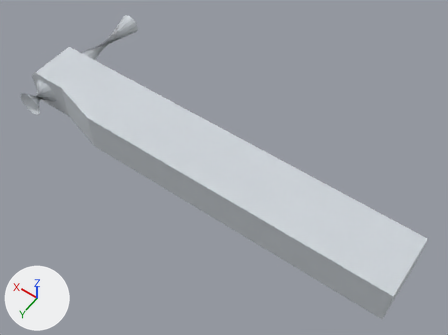
A saved change to the glTF model models/KATO_SR250Rf2/outrigger.glb.
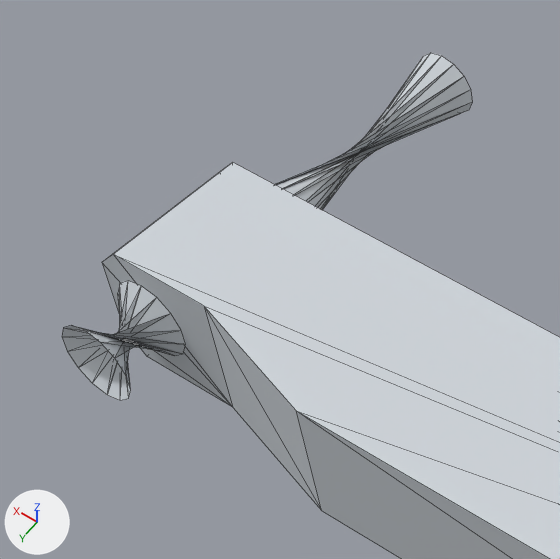
Each version is shown whole from a 50 mm camera at (-2583.0, 884.0, 2846.0) aimed at (-1243.0, -993.0, -103.0), then close up on the part from 1% to 36% of the width and 0% to 48% of the height. The axes (+X, +Y, +Z) are drawn at lower left. The lights are the same throughout. The older version's two pictures come first. The close-ups show mesh edges as thin lines. Vertices at exactly the same position are counted once.

Names of what the first close-up shows: 'outrigger'.
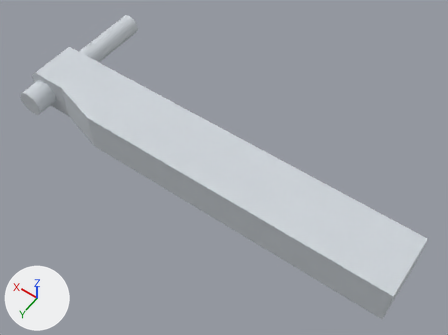
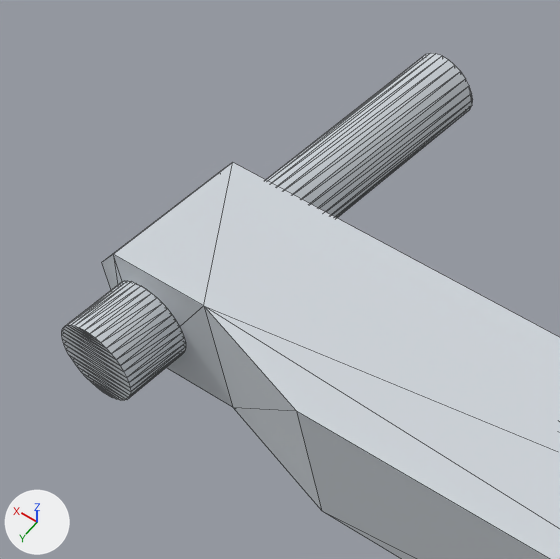
Changed parts and their boxes (x1, y1, x2, y2) in the close-ups (560 x 559 px):
```json
{"part": 1, "of": "me_outrigger", "change": "added", "after": [266, 53, 473, 218]}
{"part": 2, "of": "me_outrigger", "change": "deleted", "before": [275, 53, 472, 210]}
{"part": 3, "of": "me_outrigger", "change": "built on", "before": [62, 162, 560, 559], "after": [62, 162, 560, 559]}
```

Edits to the scene script, one JSON object a line:
```json
{"block": "me_outrigger", "where": "# used by ob_outrigger; location = (0.0, 0.0, 0.0)"}
{"op": "remove", "block": "me_outrigger", "code": "me_outrigger.from_pydata(...)  # 76 vertices, 84 faces; spans x -2460.0..100.0, y -1592.0..-630.0, z -132.0..132.0"}
{"op": "add", "block": "me_outrigger", "code": "me_outrigger.from_pydata(...)  # 148 vertices, 284 faces; spans x -2460.0..100.0, y -1592.0..-630.0, z -132.0..132.0"}
{"block": "me_outrigger", "change": "me_outrigger part 1: a new loose piece, a 26-sided cylinder along y spanning x -70.0..68.0, y -1592.0..-1072.0, z -70.0..70.0, in mat_material_0 (light grey #ced4da)"}
{"block": "me_outrigger", "change": "me_outrigger part 2: the loose piece of 30 vertices spanning x -68.0..68.0, y -1592.0..-1072.0, z -70.0..70.0 is deleted"}
{"block": "me_outrigger", "change": "me_outrigger part 3"}
{"block": "me_outrigger", "change": "26 vertices are removed from x -82.0..82.0, y -768.0..-630.0, z -84.0..76.0"}
{"block": "me_outrigger", "change": "46 faces are deleted"}
{"block": "me_outrigger", "change": "38 vertices are added at x -84.0..84.0, y -768.0, z -83.0..83.0"}
{"block": "me_outrigger", "change": "38 new vertices lie (0.0, 138.0, 0.0) away from vertices in x -84.0..84.0, y -768.0, z -83.0..83.0"}
{"block": "me_outrigger", "change": "174 new faces join them"}
```
